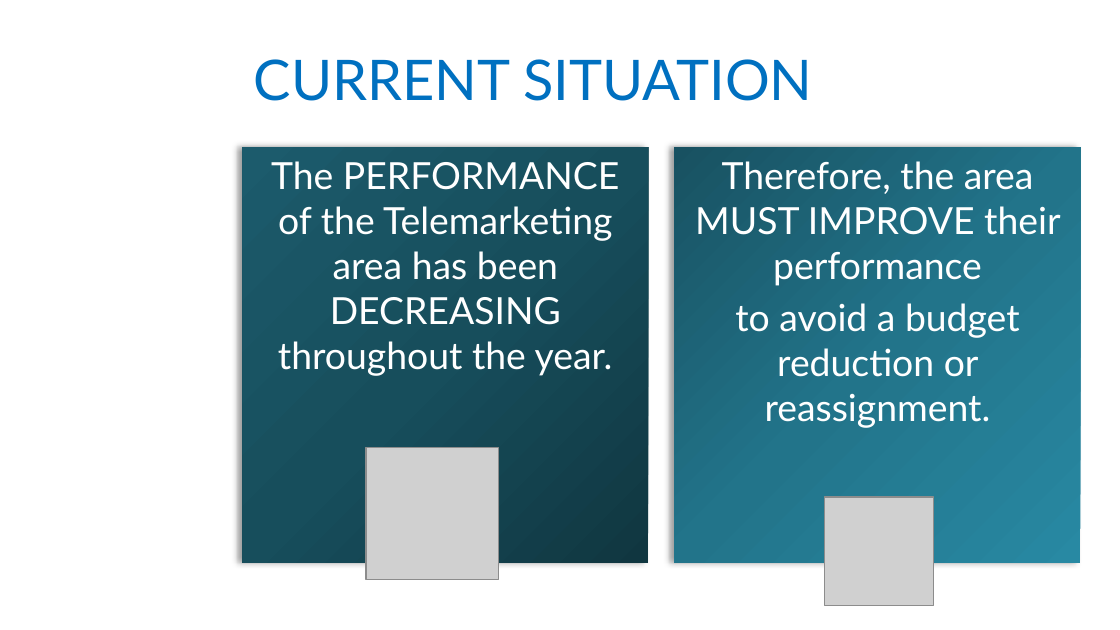
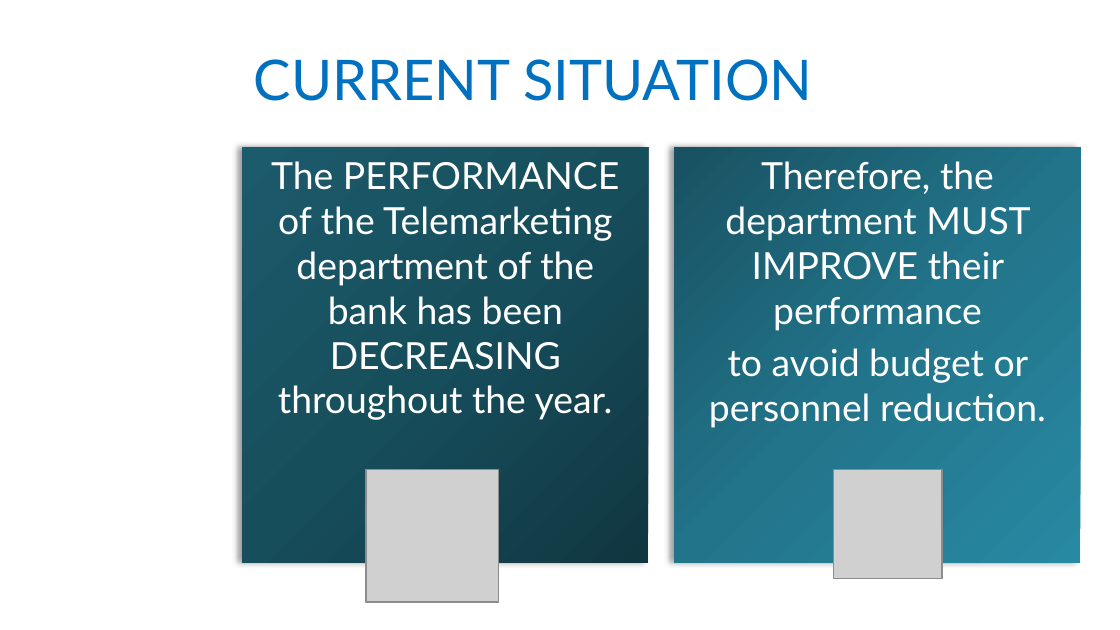
Before and after one commit to NicoBierti/Bank-Marketing-Data-Science, a slide deck: slide 2 of BANK TELEMARKETING.pptx. Drawn at 1120x630 pixels with LibreOffice and Linux fonts; fonts in the diff are those of the drawing; grey boxes stand for pictures; background and template pictures are left out. Boxes give left, top, right and bottom in pixels: in the first picture for what was removed or moved away, otherwise in the second. Text is boxed around its words. In the diff, an @@ line names an element or a change of style, - is before the commit and + after.

```diff
--- a/BANK TELEMARKETING.pptx
+++ b/BANK TELEMARKETING.pptx
@@ text at (x1=271, y1=161, x2=619, y2=420): text changed @@
-The PERFORMANCE of the Telemarketing area has been DECREASING throughout the year.
+The PERFORMANCE of the Telemarketing department of the bank has been DECREASING throughout the year.
@@ text in rectangle at (x1=709, y1=161, x2=1046, y2=428): text changed @@
-Therefore, the area MUST IMPROVE their performance
-to avoid a budget reduction or reassignment.
+Therefore, the department MUST IMPROVE their performance
+to avoid budget or personnel reduction.
@@ picture moved from (x1=366, y1=447, x2=498, y2=579) to (x1=366, y1=469, x2=498, y2=601) @@
@@ picture moved from (x1=824, y1=497, x2=933, y2=606) to (x1=833, y1=469, x2=942, y2=578) @@
```
Also in this commit, not shown: 3 other slides changed, 2 slides added, 2 slides removed, 2 other files.
